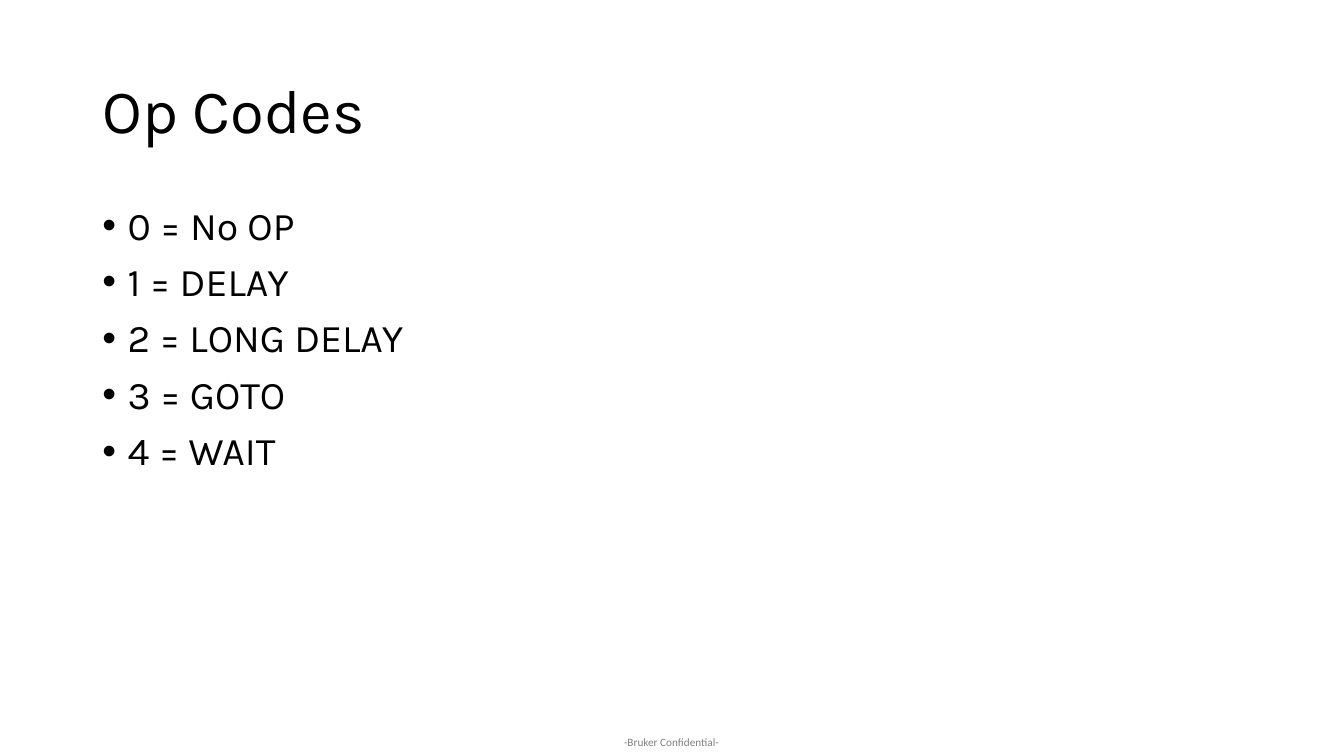
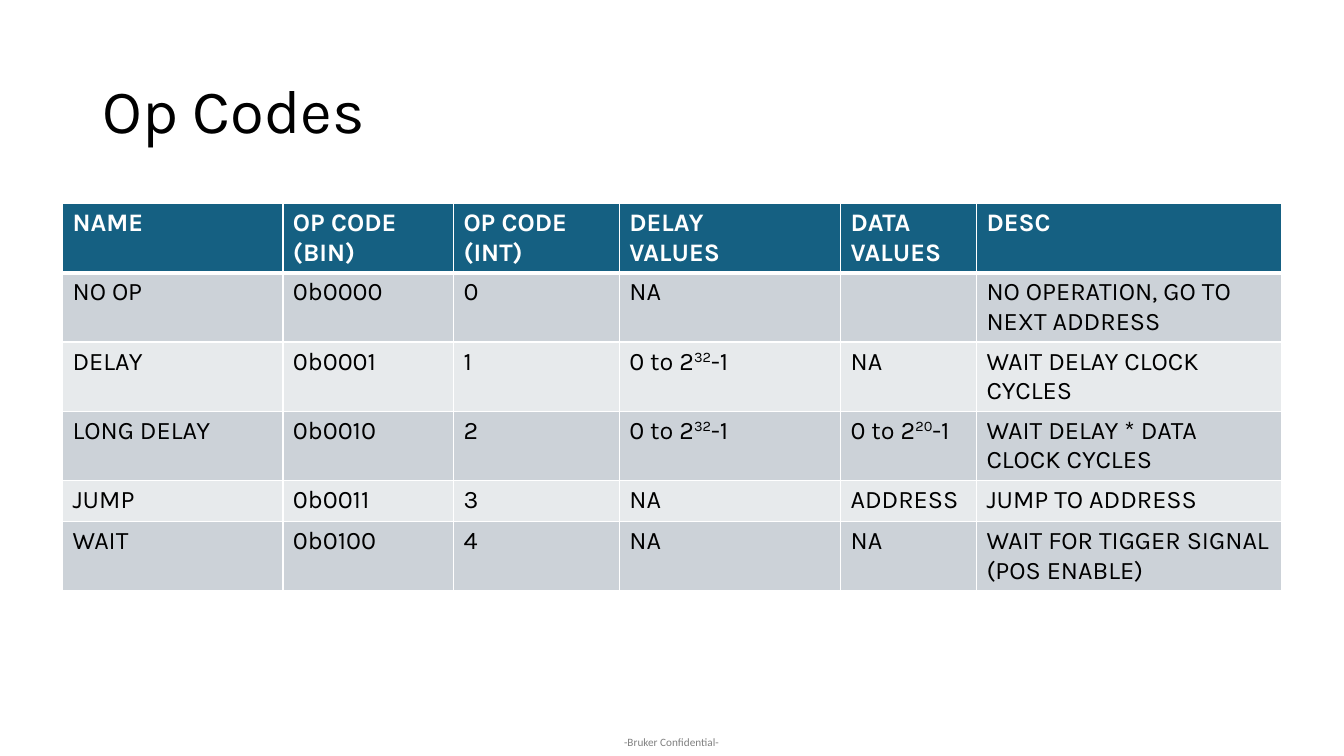
Before and after one commit to tkeller12/CMOD_S7_Pulse, a slide deck: slide 3 of Documentation/Pulse Programmer Documentation.pptx (slide 4 before the commit). Drawn at 1344x756 pixels with LibreOffice and Linux fonts; fonts in the diff are those of the drawing. Boxes give left, top, right and bottom in pixels: in the first picture for what was removed or moved away, otherwise in the second. Text is boxed around its words. In the diff, an @@ line names an element or a change of style, - is before the commit and + after.

Commit message:
Updating documentation for pulse programmer op codes

```diff
--- a/Documentation/Pulse Programmer Documentation.pptx
+++ b/Documentation/Pulse Programmer Documentation.pptx
@@ table added at (63, 204, 1284, 598), 6 rows, 6 columns @@
+NAME | OP CODE (BIN) | OP CODE (INT) | DELAY / VALUES | DATA / VALUES | DESC
+NO OP | 0b0000 | 0 | NA |  | NO OPERATION, GO TO NEXT ADDRESS
+DELAY | 0b0001 | 1 | 0 to 232-1 | NA | WAIT DELAY CLOCK CYCLES
+LONG DELAY | 0b0010 | 2 | 0 to 232-1 | 0 to 220-1 | WAIT DELAY * DATA CLOCK CYCLES
+JUMP | 0b0011 | 3 | NA | ADDRESS | JUMP TO ADDRESS
+WAIT | 0b0100 | 4 | NA | NA | WAIT FOR TIGGER SIGNAL (POS ENABLE)
@@ text removed at (128, 215, 403, 465) @@
-• 0 = No OP
-• 1 = DELAY
-• 2 = LONG DELAY
-• 3 = GOTO
-• 4 = WAIT
```
Also in this commit, not shown: 3 other slides changed.
